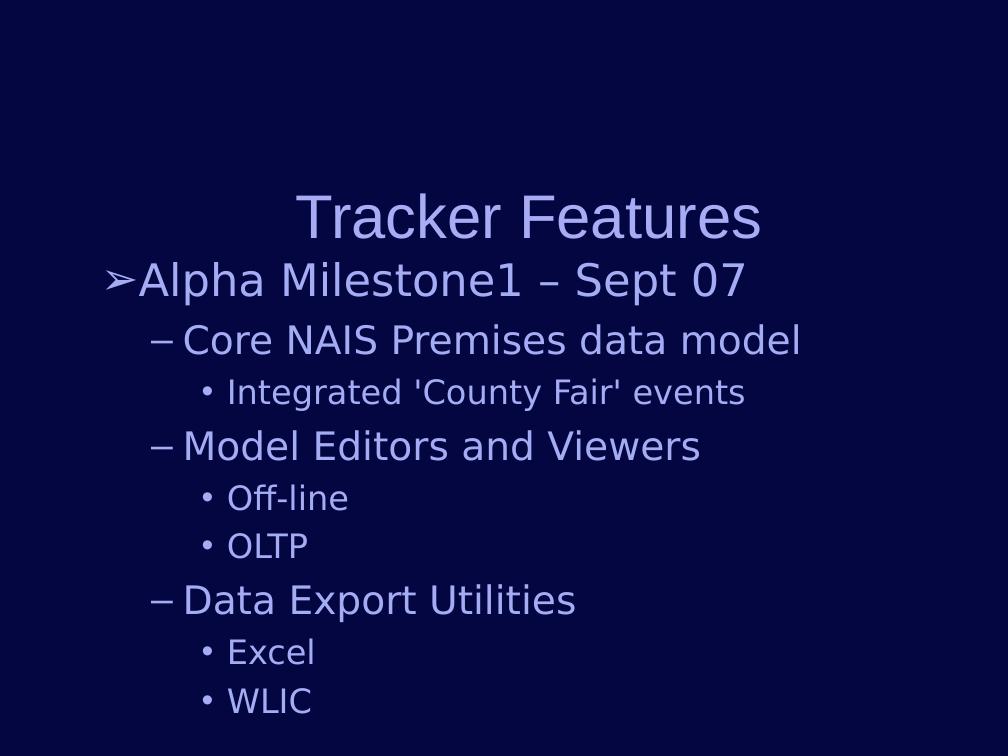
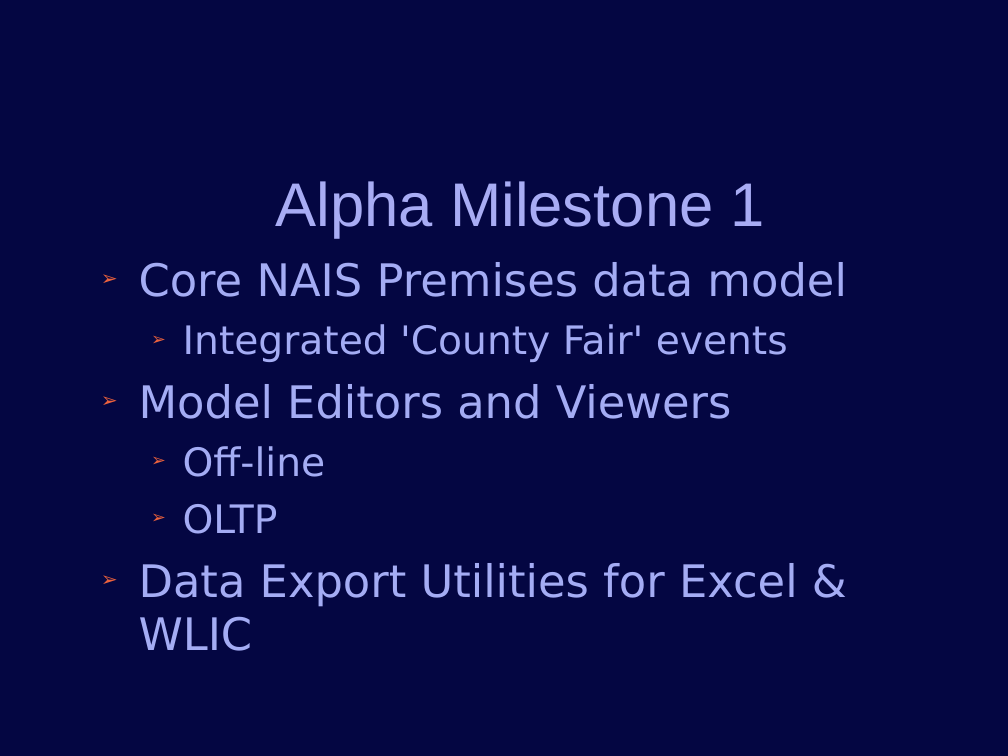
Before and after one commit to jconlon/Tracker, a slide deck: slide 11 of tracker/trunk/com.verticon.tracker.documentation/src/Tracker Introduction.odp (slide 9 before the commit). Drawn at 1008x756 pixels with LibreOffice and Linux fonts; fonts in the diff are those of the drawing; background and template pictures are left out. Boxes give left, top, right and bottom in pixels: in the first picture for what was removed or moved away, otherwise in the second. Text is boxed around its words. In the diff, an @@ line names an element or a change of style, - is before the commit and + after.

```diff
--- a/tracker/trunk/com.verticon.tracker.documentation/src/Tracker Introduction.odp
+++ b/tracker/trunk/com.verticon.tracker.documentation/src/Tracker Introduction.odp
@@ title added at <box>276,181,765,238</box>, 44 pt, text #A8ACF4 @@
+Alpha Milestone 1
@@ title removed at <box>296,193,762,239</box> @@
-Tracker Features
@@ text at <box>101,262,748,306</box>: paragraph removed @@
-➢ Alpha Milestone1 – Sept 07
@@ text at <box>139,262,846,534</box>: size 28 to 32 pt in "Core NAIS Premises data model", "Model Editors and Viewers"; size 24 to 28 pt in "Integrated 'County Fair' events", "Off-line", "OLTP"; bullet – to ➢; list level 2 to 1 in "Core NAIS Premises data model"; bullet colour #A4ACF4 to #EB613D; bullet • to ➢; list level 3 to 2 in "Integrated 'County Fair' events"; list level 2 to 1 in "Model Editors and Viewers"; list level 3 to 2 in "Off-line"; list level 3 to 2 in "OLTP" @@
@@ text at <box>139,563,798,651</box>: text changed; size 28 to 32 pt @@
-  – Data Export Utilities
-    • Excel
-    • WLIC
+➢ Data Export Utilities for Excel & WLIC
```
Also in this commit, not shown: 11 other slides changed, 2 slides added.
